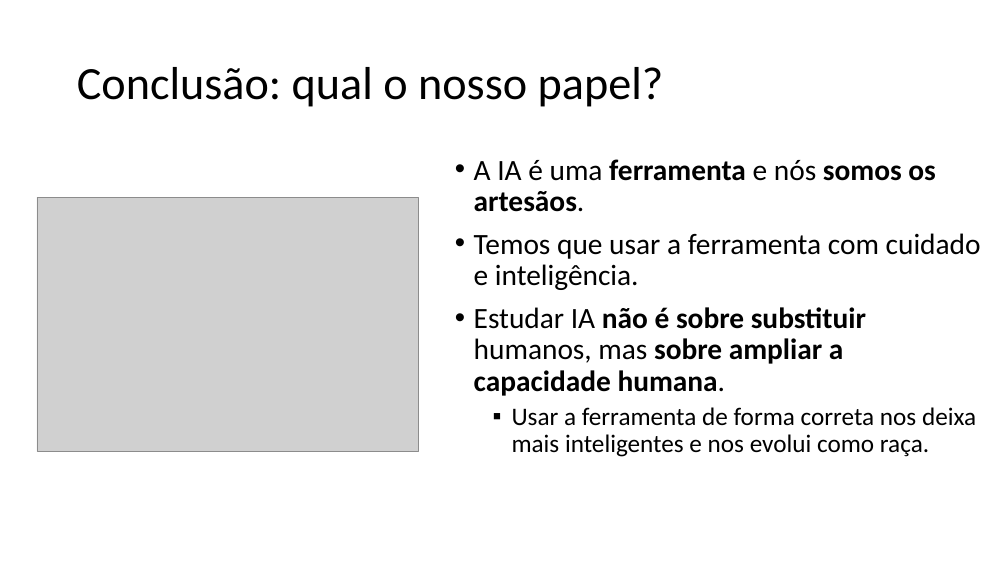
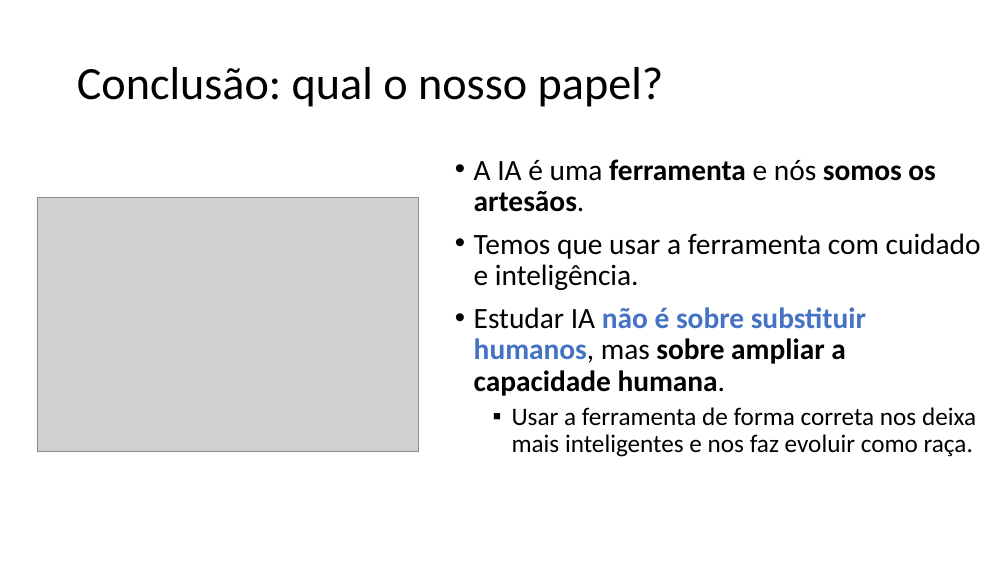
Before and after one commit to zz4fap/c24_inteligencia_artificial, a slide deck: slide 63 of slides/C24_Introdução.pptx (slide 60 before the commit). Drawn at 1008x567 pixels with LibreOffice and Linux fonts; fonts in the diff are those of the drawing; grey boxes stand for pictures. Boxes give left, top, right and bottom in pixels: in the first picture for what was removed or moved away, otherwise in the second. Text is boxed around its words. In the diff, an @@ line names an element or a change of style, - is before the commit and + after.

```diff
--- a/slides/C24_Introdução.pptx
+++ b/slides/C24_Introdução.pptx
@@ text at (x1=474, y1=307, x2=866, y2=396): text colour #000000 to #4472C4 in "não é sobre substituir humanos,"; bold on in "humanos," @@
@@ text at (x1=512, y1=407, x2=976, y2=457): text changed @@
-  ▪ Usar a ferramenta de forma correta nos deixa mais inteligentes e nos evolui como raça.
+  ▪ Usar a ferramenta de forma correta nos deixa mais inteligentes e nos faz evoluir como raça.
```
Also in this commit, not shown: 33 other slides changed, 3 slides added, 1 other file.
